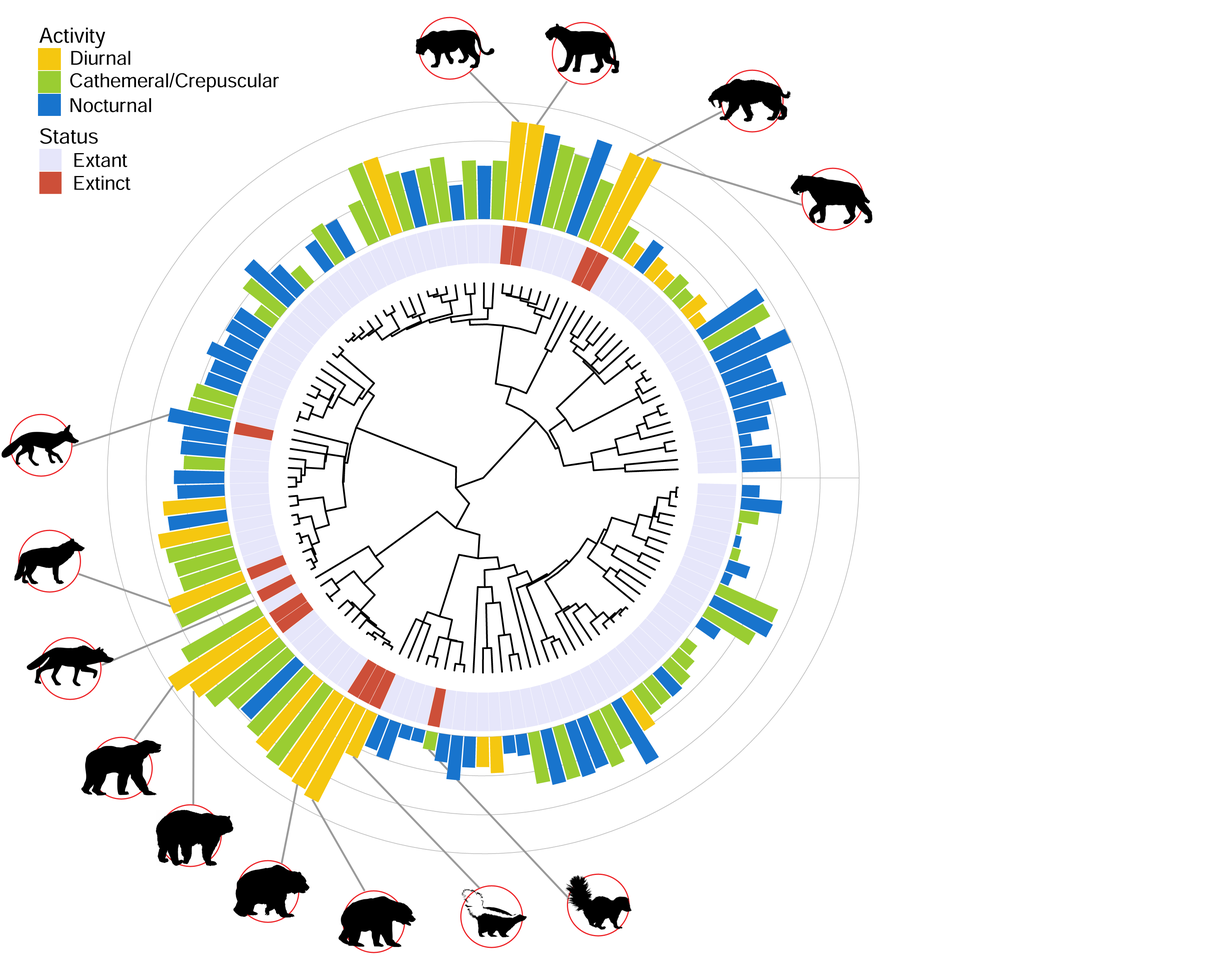
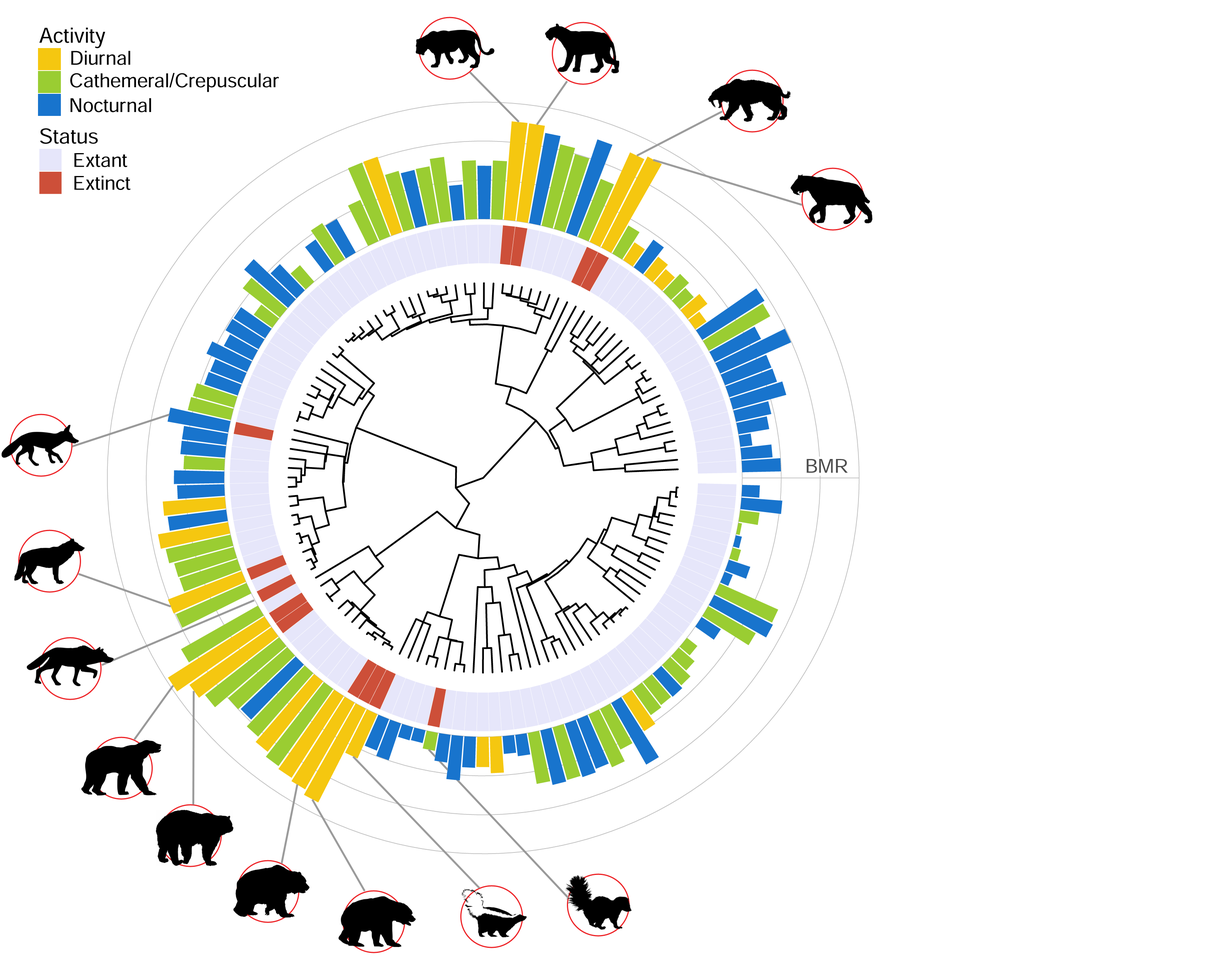
Comparing the layer stacks of the two 1228 × 961 images. Changes:
added layer "Layer 16" above "Layer 15" over [806, 456, 848, 476]
